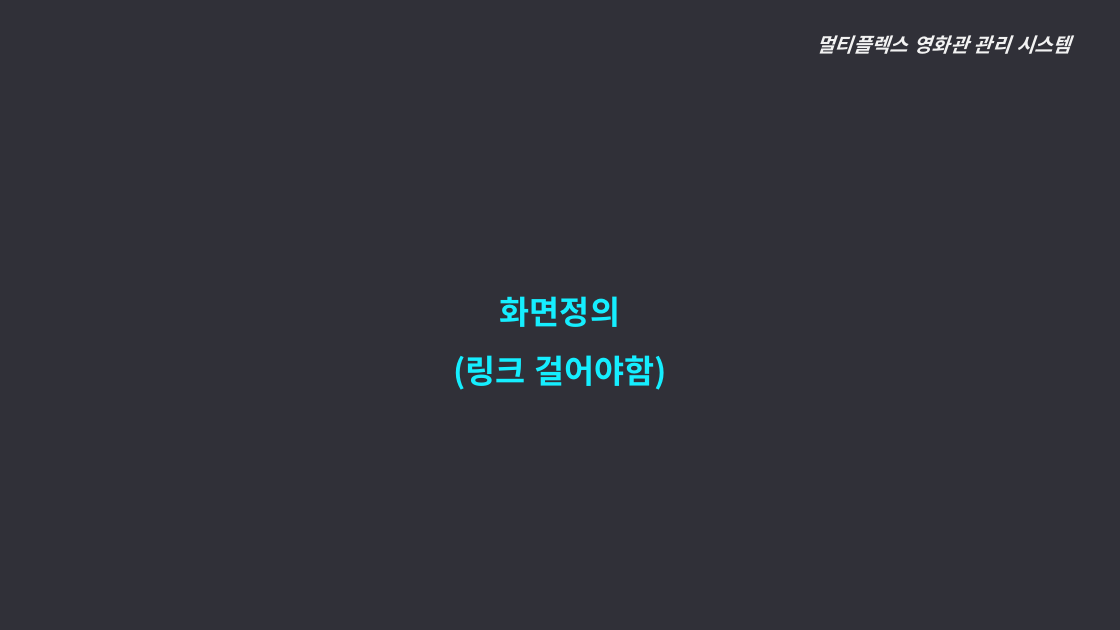
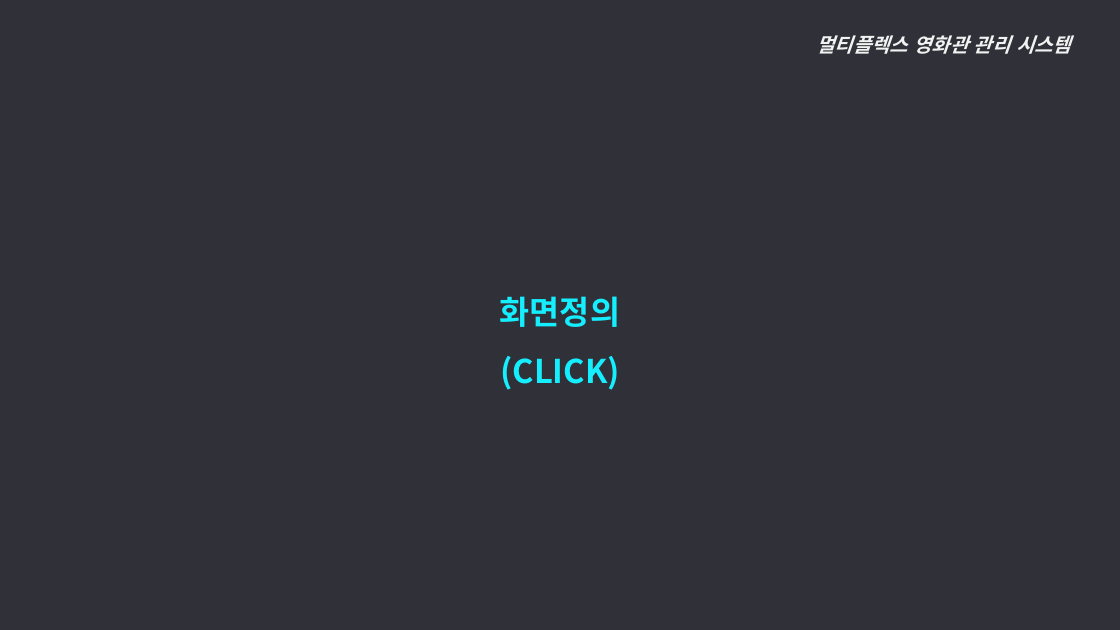
Before and after one commit to ywc-412/MultiplexTeamProject, a slide deck: slide 54 of 개발문서/2조 발표자료.pptx. Drawn at 1120x630 pixels with LibreOffice and Linux fonts; fonts in the diff are those of the drawing. Boxes give left, top, right and bottom in pixels: in the first picture for what was removed or moved away, otherwise in the second. Text is boxed around its words. In the diff, an @@ line names an element or a change of style, - is before the commit and + after.

```diff
--- a/개발문서/2조 발표자료.pptx
+++ b/개발문서/2조 발표자료.pptx
@@ text at (500, 356, 619, 390): text changed @@
-(링크 걸어야함)
+(CLICK)
```
Also in this commit, not shown: 3 other slides changed.
